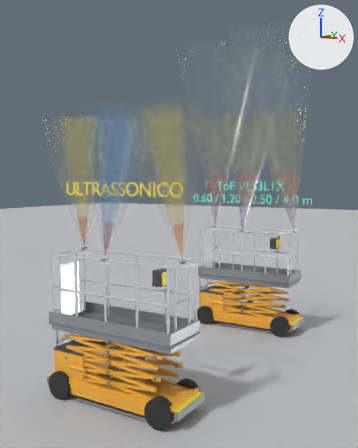
An edit to the Blender file SJIII_3226_anti_esmagamento.blend, drawn before and after from the same camera.
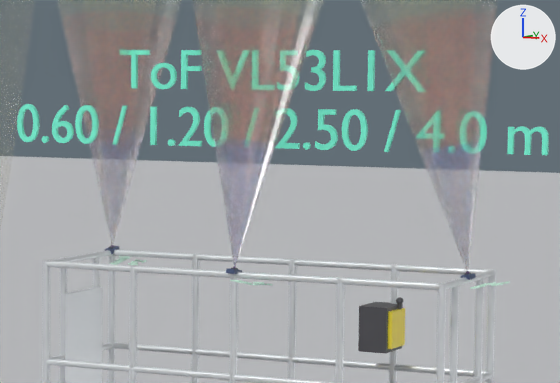
Each version is shown whole from a 50 mm lens placed at (4.33, -5.52, 3.22), pointed at (-0.46, 2.32, 2.41), then close up on the part from 53% to 88% of the width and 38% to 57% of the height. The lights are fixed; the arrows at upper right show +X, +Y and +Z. The older version's two pictures come first.

Names of what the first close-up shows: 'Entry_Gate_ToFClone', 'Ground', 'Titulo_ToF', 'Volume_Envelope_Direito', 'Volume_ToF_Alcance_Central', 'Volume_ToF_Alcance_Direito', 'Volume_ToF_Amarelo_Central', 'Volume_ToF_Amarelo_Direito', 'Volume_ToF_Amarelo_Esquerdo', 'Volume_ToF_Vermelho_Central', 'Volume_ToF_Vermelho_Direito', 'Volume_ToF_Vermelho_Esquerdo' and 35 more.
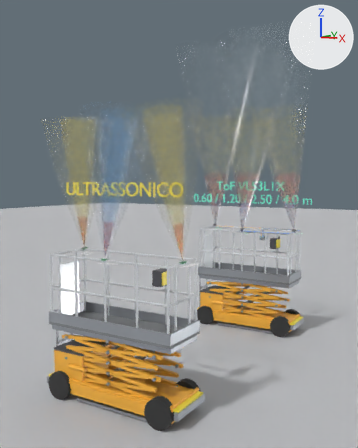
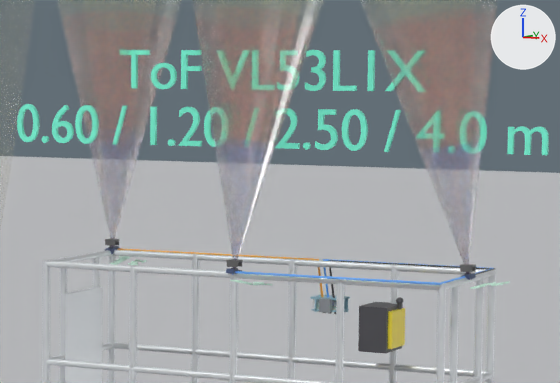
Not visible in the close-ups: 'MVP_Caixa_Top', 'MVP_Label_Texto'.

Where the change shows, as pixel boxes [x1, y1, x2, y2] in the close-ups (560 x 383 px):
'MVP_Cabo_Central', added
    after: [232, 259, 493, 297]
'MVP_Cabo_Esquerdo', added
    after: [118, 248, 324, 297]
'MVP_Cabo_Direito', added
    after: [328, 260, 495, 298]
'MVP_Suporte', added
    after: [319, 298, 332, 313]
'MVP_Caixa_Tampa', added
    after: [311, 295, 350, 300]
'MVP_Capuz_Direito_R', added
    after: [460, 266, 472, 272]
'MVP_Capuz_Central_R', added
    after: [227, 262, 238, 267]
'MVP_Caixa_Back', added
    after: [323, 295, 348, 312]
'MVP_Capuz_Esquerdo_R', added
    after: [105, 241, 115, 246]
'MVP_Caixa_Bot', added
    after: [311, 309, 349, 312]
'MVP_Caixa_L', added
    after: [315, 295, 321, 312]

The change, as a diff of the scene's bpy script:
```diff
--- a/SJIII_3226_anti_esmagamento.blend.py
+++ b/SJIII_3226_anti_esmagamento.blend.py
@@ cu_mvp_cabo_direito_d_001 @@
+cu_mvp_cabo_direito_d_001 = bpy.data.curves.new('MVP_Cabo_Direito_d.001', 'CURVE')
+cu_mvp_cabo_direito_d_001.dimensions = '3D'
+_sp = cu_mvp_cabo_direito_d_001.splines.new('POLY'); _sp.points.add(4)
+_sp.points.foreach_set('co', [0.18, 4.98, 1.88, 1.0, 0.18, 4.885, 2.15, 1.0, 1.015, 4.885, 2.15, 1.0, 1.015, 4.5, 2.15, 1.0, 1.015, 4.5, 2.13, 1.0])
+cu_mvp_cabo_direito_d_001.materials.append(mat_mvp_cable_black)  # dark grey #3f3f3f
+cu_mvp_cabo_direito_d_001.bevel_resolution = 3
+cu_mvp_cabo_direito_d_001.bevel_depth = 0.006
+cu_mvp_cabo_direito_d_001.fill_mode = 'FULL'
@@ cu_mvp_cabo_central_d_001 @@
+cu_mvp_cabo_central_d_001 = bpy.data.curves.new('MVP_Cabo_Central_d.001', 'CURVE')
+cu_mvp_cabo_central_d_001.dimensions = '3D'
+_sp = cu_mvp_cabo_central_d_001.splines.new('POLY'); _sp.points.add(5)
+_sp.points.foreach_set('co', [0.15, 4.98, 1.88, 1.0, 0.15, 4.885, 2.15, 1.0, 1.015, 4.885, 2.15, 1.0, 1.015, 4.115, 2.15, 1.0, 0.0, 4.115, 2.15, 1.0, 0.0, 4.145, 2.13, 1.0])
+cu_mvp_cabo_central_d_001.materials.append(mat_mvp_cable_blue)  # blue #6cb3ff
+cu_mvp_cabo_central_d_001.bevel_resolution = 3
+cu_mvp_cabo_central_d_001.bevel_depth = 0.006
+cu_mvp_cabo_central_d_001.fill_mode = 'FULL'
@@ cu_mvp_cabo_esquerdo_d_001 @@
+cu_mvp_cabo_esquerdo_d_001 = bpy.data.curves.new('MVP_Cabo_Esquerdo_d.001', 'CURVE')
+cu_mvp_cabo_esquerdo_d_001.dimensions = '3D'
+_sp = cu_mvp_cabo_esquerdo_d_001.splines.new('POLY'); _sp.points.add(3)
+_sp.points.foreach_set('co', [0.12, 4.98, 1.88, 1.0, 0.12, 4.885, 2.15, 1.0, -1.015, 4.885, 2.15, 1.0, -1.015, 4.875, 2.13, 1.0])
+cu_mvp_cabo_esquerdo_d_001.materials.append(mat_mvp_cable_orange)  # orange #ffb33f
+cu_mvp_cabo_esquerdo_d_001.bevel_resolution = 3
+cu_mvp_cabo_esquerdo_d_001.bevel_depth = 0.006
+cu_mvp_cabo_esquerdo_d_001.fill_mode = 'FULL'
@@ txt_texto_011 @@
+txt_texto_011 = bpy.data.curves.new('Texto.011', 'FONT')
+txt_texto_011.body = 'IP65 SafeAlert\nESP32-S3 + mux'
+txt_texto_011.materials.append(mat_mvp_chip_black)  # dark grey #3f3f3f
+txt_texto_011.extrude = 0.0004
+txt_texto_011.size = 0.008
@@ ob_mvp_label_texto @@
+ob_mvp_label_texto = bpy.data.objects.new('MVP_Label_Texto', txt_texto_011)
+ob_mvp_label_texto.parent = ob_sjiii_3226_tof_root
+ob_mvp_label_texto.location = (0.105, 0.435, 1.935)
@@ ob_mvp_cabo_direito @@
+ob_mvp_cabo_direito = bpy.data.objects.new('MVP_Cabo_Direito', cu_mvp_cabo_direito_d_001)
+ob_mvp_cabo_direito.parent = ob_sjiii_3226_tof_root
+ob_mvp_cabo_direito.location = (0.0, -4.5, 0.0)
@@ ob_mvp_cabo_central @@
+ob_mvp_cabo_central = bpy.data.objects.new('MVP_Cabo_Central', cu_mvp_cabo_central_d_001)
+ob_mvp_cabo_central.parent = ob_sjiii_3226_tof_root
+ob_mvp_cabo_central.location = (0.0, -4.5, 0.0)
@@ ob_mvp_cabo_esquerdo @@
+ob_mvp_cabo_esquerdo = bpy.data.objects.new('MVP_Cabo_Esquerdo', cu_mvp_cabo_esquerdo_d_001)
+ob_mvp_cabo_esquerdo.parent = ob_sjiii_3226_tof_root
+ob_mvp_cabo_esquerdo.location = (0.0, -4.5, 0.0)
@@ ob_mvp_caixa_frente @@
+ob_mvp_caixa_frente = bpy.data.objects.new('MVP_Caixa_Frente', me_cubo_270)  # a box spanning x -0.5..0.5, y -0.5..0.5, z -0.5..0.5; in mat_mvp_ip65_frontclear (pale blue #daedf3)
+ob_mvp_caixa_frente.parent = ob_sjiii_3226_tof_root
+ob_mvp_caixa_frente.location = (0.15, 0.441, 1.92)
+ob_mvp_caixa_frente.scale = (0.151, 0.0027, 0.0702)
@@ ob_mvp_caixa_top @@
+ob_mvp_caixa_top = bpy.data.objects.new('MVP_Caixa_Top', me_cubo_269)  # a box spanning x -0.5..0.5, y -0.5..0.5, z -0.5..0.5; in mat_mvp_ip65_gray (cyan #89b3c4)
+ob_mvp_caixa_top.parent = ob_sjiii_3226_tof_root
+ob_mvp_caixa_top.location = (0.15, 0.48, 1.952)
+ob_mvp_caixa_top.scale = (0.165, 0.108, 0.00675)
@@ ob_mvp_caixa_bot @@
+ob_mvp_caixa_bot = bpy.data.objects.new('MVP_Caixa_Bot', me_cubo_268)  # a box spanning x -0.5..0.5, y -0.5..0.5, z -0.5..0.5; in mat_mvp_ip65_gray (cyan #89b3c4)
+ob_mvp_caixa_bot.parent = ob_sjiii_3226_tof_root
+ob_mvp_caixa_bot.location = (0.15, 0.48, 1.892)
+ob_mvp_caixa_bot.scale = (0.159, 0.103, 0.0054)
@@ ob_mvp_caixa_l @@
+ob_mvp_caixa_l = bpy.data.objects.new('MVP_Caixa_L', me_cubo_266)  # a box spanning x -0.5..0.5, y -0.5..0.5, z -0.5..0.5; in mat_mvp_ip65_gray (cyan #89b3c4)
+ob_mvp_caixa_l.parent = ob_sjiii_3226_tof_root
+ob_mvp_caixa_l.location = (0.092, 0.48, 1.92)
+ob_mvp_caixa_l.scale = (0.0054, 0.103, 0.0783)
@@ ob_mvp_caixa_back @@
+ob_mvp_caixa_back = bpy.data.objects.new('MVP_Caixa_Back', me_cubo_265)  # a box spanning x -0.5..0.5, y -0.5..0.5, z -0.5..0.5; in mat_mvp_ip65_gray (cyan #89b3c4)
+ob_mvp_caixa_back.parent = ob_sjiii_3226_tof_root
+ob_mvp_caixa_back.location = (0.15, 0.518, 1.92)
+ob_mvp_caixa_back.scale = (0.159, 0.0054, 0.0783)
@@ ob_mvp_capuz_direito_r @@
+ob_mvp_capuz_direito_r = bpy.data.objects.new('MVP_Capuz_Direito_R', me_cubo_264)  # a box spanning x -0.5..0.5, y -0.5..0.5, z -0.5..0.5; in mat_mvp_hood (dark grey #616161)
+ob_mvp_capuz_direito_r.parent = ob_sjiii_3226_tof_root
+ob_mvp_capuz_direito_r.location = (1.015, -0.024, 2.185)
+ob_mvp_capuz_direito_r.scale = (0.055, 0.005, 0.025)
@@ ob_mvp_capuz_central_r @@
+ob_mvp_capuz_central_r = bpy.data.objects.new('MVP_Capuz_Central_R', me_cubo_261)  # a box spanning x -0.5..0.5, y -0.5..0.5, z -0.5..0.5; in mat_mvp_hood (dark grey #616161)
+ob_mvp_capuz_central_r.parent = ob_sjiii_3226_tof_root
+ob_mvp_capuz_central_r.location = (0.0, -0.379, 2.185)
+ob_mvp_capuz_central_r.scale = (0.055, 0.005, 0.025)
@@ ob_mvp_capuz_esquerdo_r @@
+ob_mvp_capuz_esquerdo_r = bpy.data.objects.new('MVP_Capuz_Esquerdo_R', me_cubo_258)  # a box spanning x -0.5..0.5, y -0.5..0.5, z -0.5..0.5; in mat_mvp_hood (dark grey #616161)
+ob_mvp_capuz_esquerdo_r.parent = ob_sjiii_3226_tof_root
+ob_mvp_capuz_esquerdo_r.location = (-1.015, 0.331, 2.185)
+ob_mvp_capuz_esquerdo_r.scale = (0.055, 0.005, 0.025)
@@ ob_mvp_suporte @@
+ob_mvp_suporte = bpy.data.objects.new('MVP_Suporte', me_cubo_250)  # a box spanning x -0.5..0.5, y -0.5..0.5, z -0.5..0.5; in mat_sj_steel (grey #a0a4aa)
+ob_mvp_suporte.parent = ob_sjiii_3226_tof_root
+ob_mvp_suporte.location = (0.15, 0.425, 1.92)
+ob_mvp_suporte.scale = (0.054, 0.0405, 0.0675)
@@ ob_mvp_caixa_tampa @@
+ob_mvp_caixa_tampa = bpy.data.objects.new('MVP_Caixa_Tampa', me_cubo_249)  # a box spanning x -0.5..0.5, y -0.5..0.5, z -0.5..0.5; in mat_mvp_ip65_gray (cyan #89b3c4)
+ob_mvp_caixa_tampa.parent = ob_sjiii_3226_tof_root
+ob_mvp_caixa_tampa.location = (0.15, 0.48, 1.953)
+ob_mvp_caixa_tampa.scale = (0.165, 0.111, 0.0081)
```
